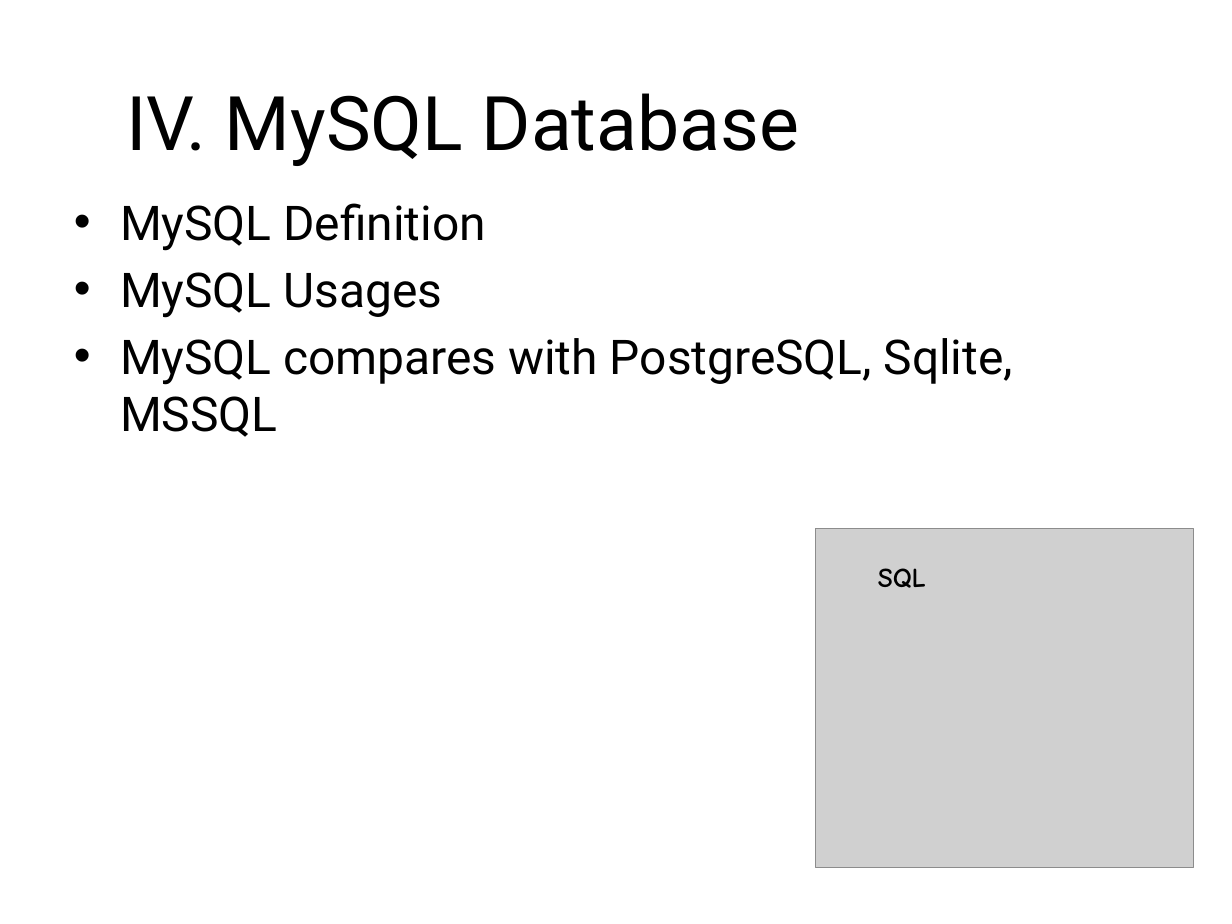
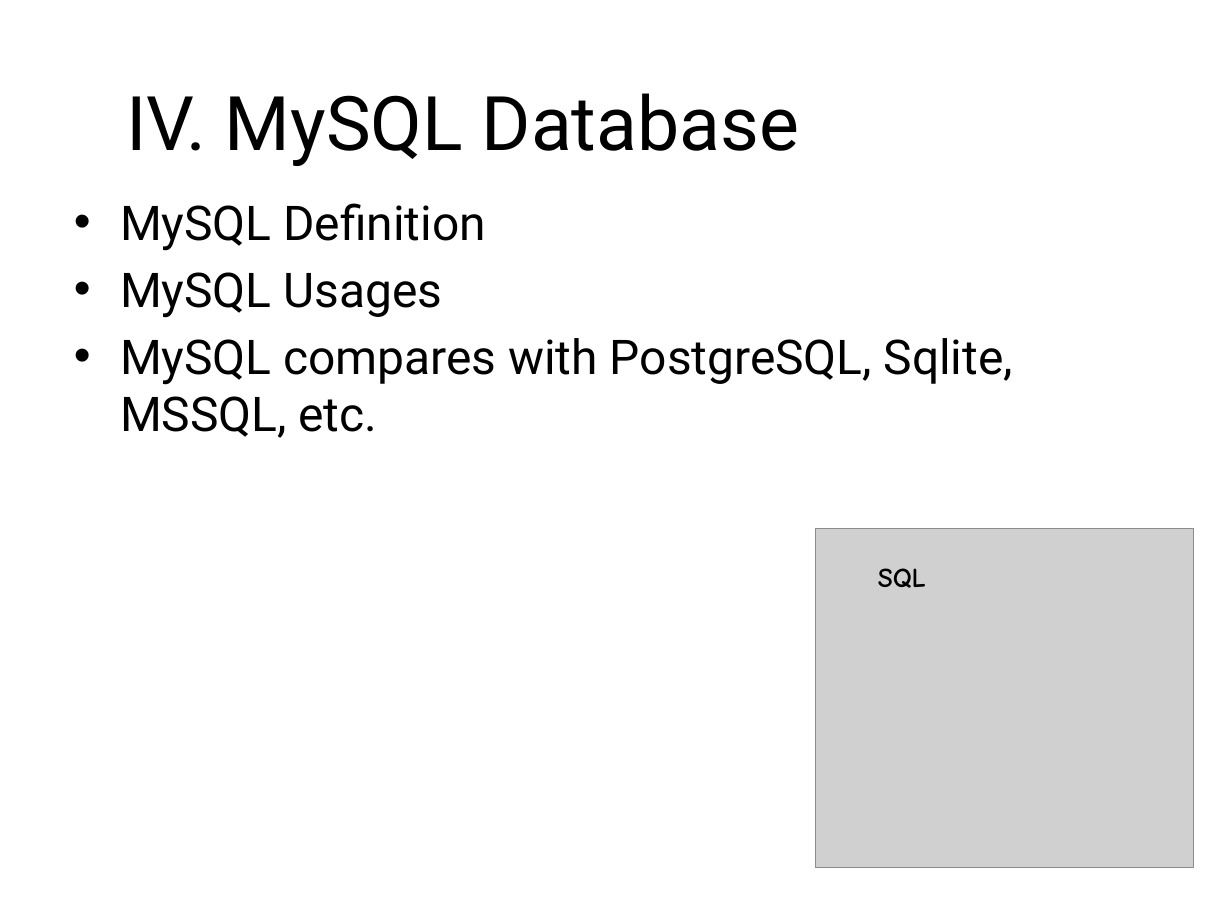
Before and after one commit to sonvq/sqltraining, a slide deck: slide 10 of QS_Training_SQL_Overview.pptx. Drawn at 1232x924 pixels with LibreOffice and Linux fonts; fonts in the diff are those of the drawing; grey boxes stand for pictures; background and template pictures are left out. Boxes give left, top, right and bottom in pixels: in the first picture for what was removed or moved away, otherwise in the second. Text is boxed around its words. In the diff, an @@ line names an element or a change of style, - is before the commit and + after.

```diff
--- a/QS_Training_SQL_Overview.pptx
+++ b/QS_Training_SQL_Overview.pptx
@@ text at [120, 338, 1013, 438]: text changed @@
-• MySQL compares with PostgreSQL, Sqlite, MSSQL
+• MySQL compares with PostgreSQL, Sqlite, MSSQL, etc.
```
Also in this commit, not shown: 4 other slides changed.
